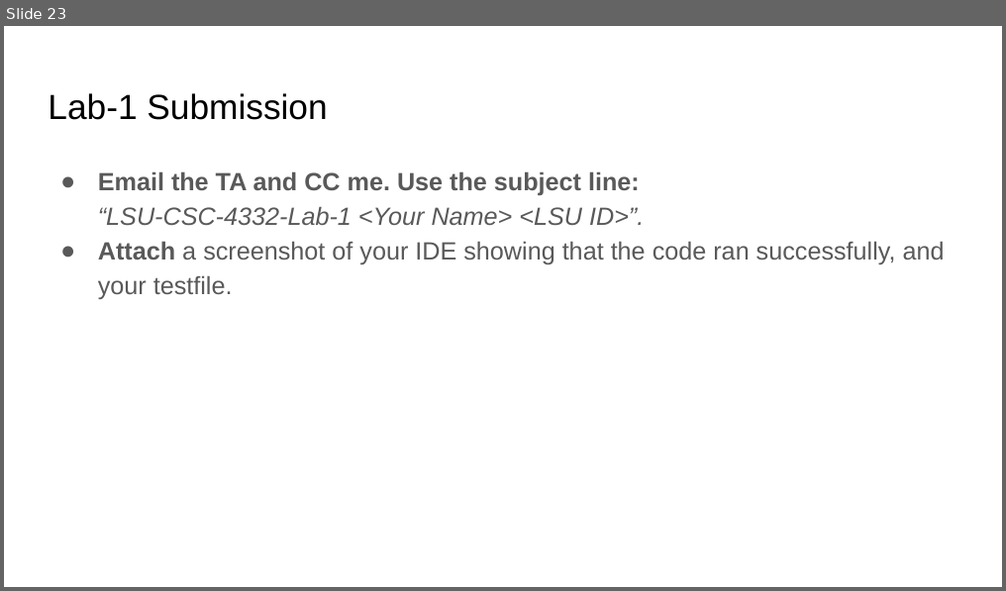
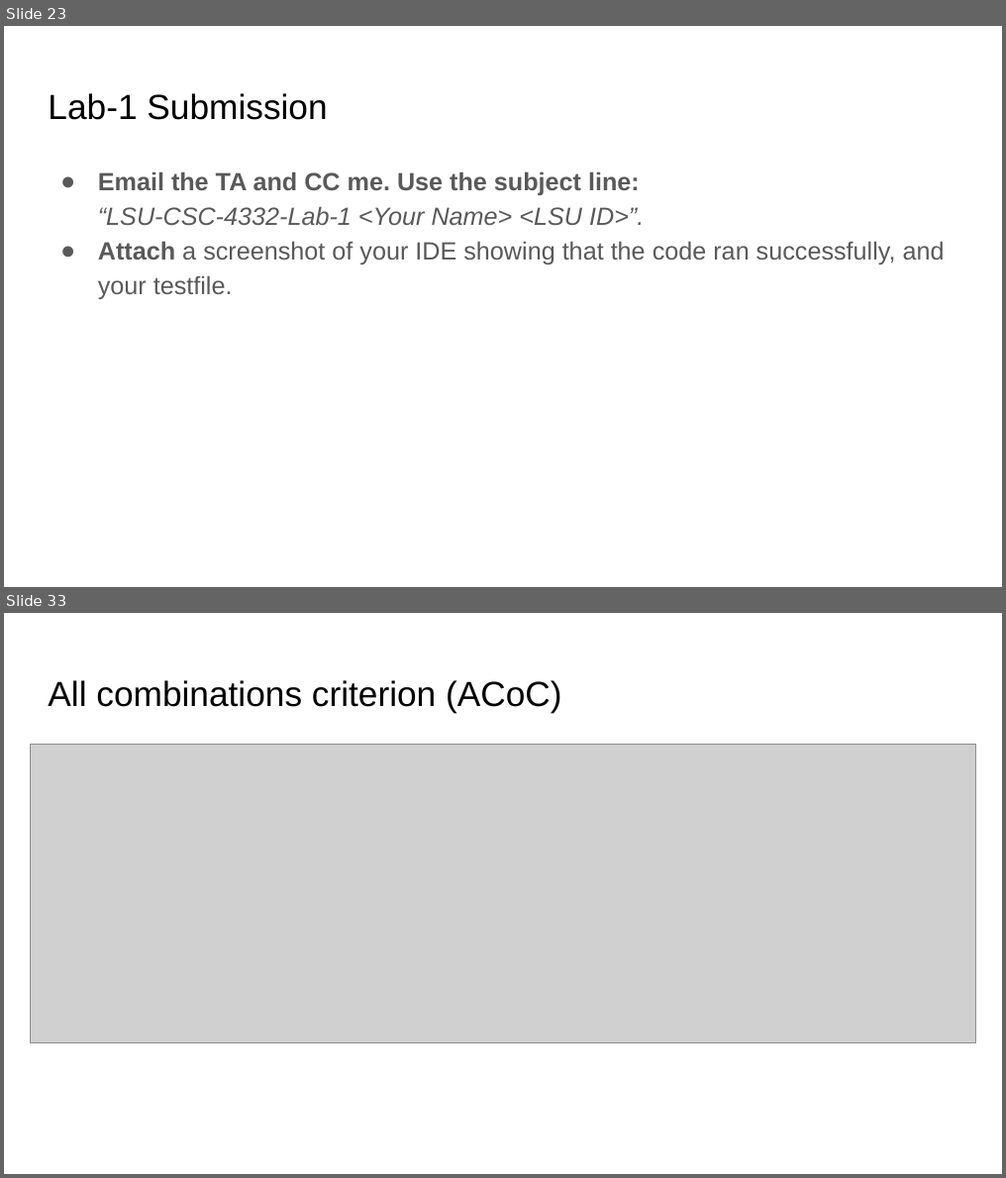
Before and after one commit to abdussatter401/abdussatter401.github.io, a slide deck: teaching/slides/Chapter 2 - Specification-based testing.pptx. Shown one above the other, each under a label of ours: slide 23 before the commit, slides 23 and 33 after it; the slides between them are not shown. The pictures are 1006x591 and 1006x1178 pixels, drawn with LibreOffice and Linux fonts; fonts in the diff are those of the drawing; grey boxes stand for pictures. Boxes give left, top, right and bottom in pixels: in the first picture for what was removed or moved away, otherwise in the second. Text is boxed around its words. In the diff, an @@ line names an element or a change of style, - is before the commit and + after.

```diff
--- a/teaching/slides/Chapter 2 - Specification-based testing.pptx
+++ b/teaching/slides/Chapter 2 - Specification-based testing.pptx
@@ slide 33 added at [4,613,1002,1174], background #FFFFFF @@
@@ title added at [48,680,562,712], 25.2 pt, text #000000 @@
+All combinations criterion (ACoC)
@@ picture added at [30,744,975,1043] @@
```
Also in this commit, not shown: 1 slide changed, 18 other slides added, 3 other files.
